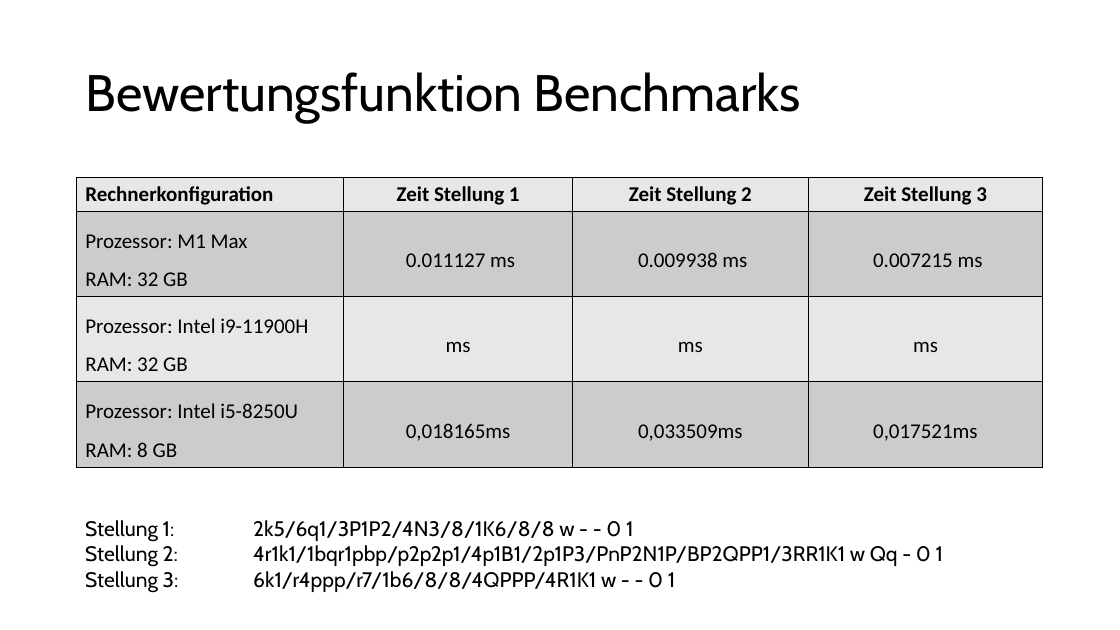
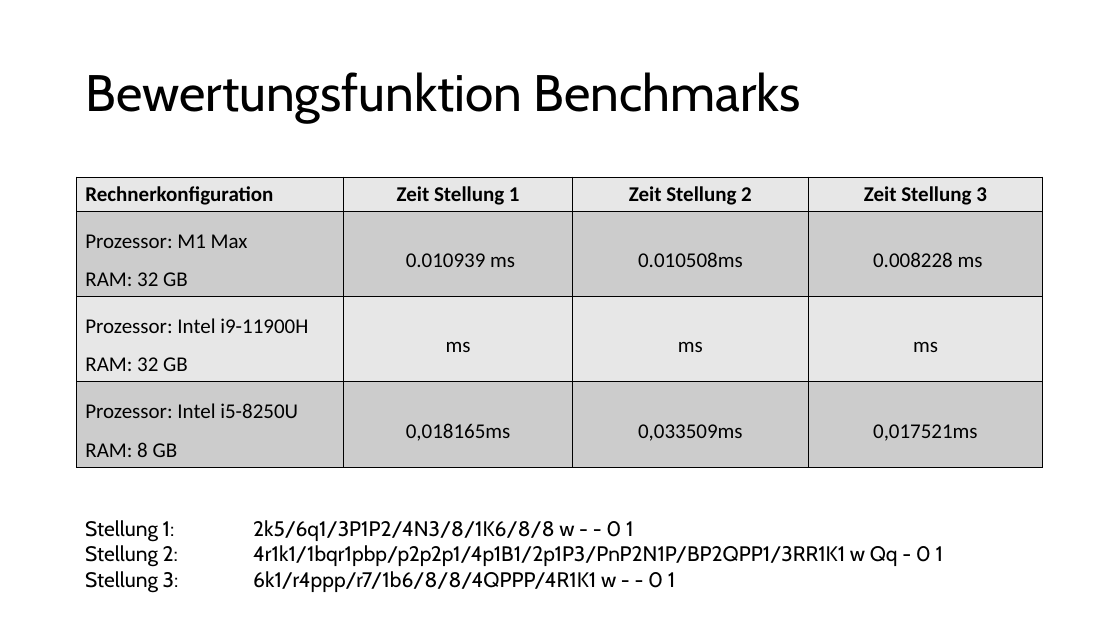
Before and after one commit to patrickzda/chess_engine, a slide deck: slide 2 of PJ_KI_MST2.pptx. Drawn at 1120x630 pixels with LibreOffice and Linux fonts; fonts in the diff are those of the drawing. Boxes give left, top, right and bottom in pixels: in the first picture for what was removed or moved away, otherwise in the second. Text is boxed around its words. In the diff, an @@ line names an element or a change of style, - is before the commit and + after.

```diff
--- a/PJ_KI_MST2.pptx
+++ b/PJ_KI_MST2.pptx
@@ table at bbox=[77, 177, 1044, 597] @@
-row 2: Prozessor: M1 Max / RAM: 32 GB | 0.011127 ms | 0.009938 ms | 0.007215 ms
+row 2: Prozessor: M1 Max / RAM: 32 GB | 0.010939 ms | 0.010508ms | 0.008228 ms
```
Also in this commit, not shown: 2 other slides changed.
